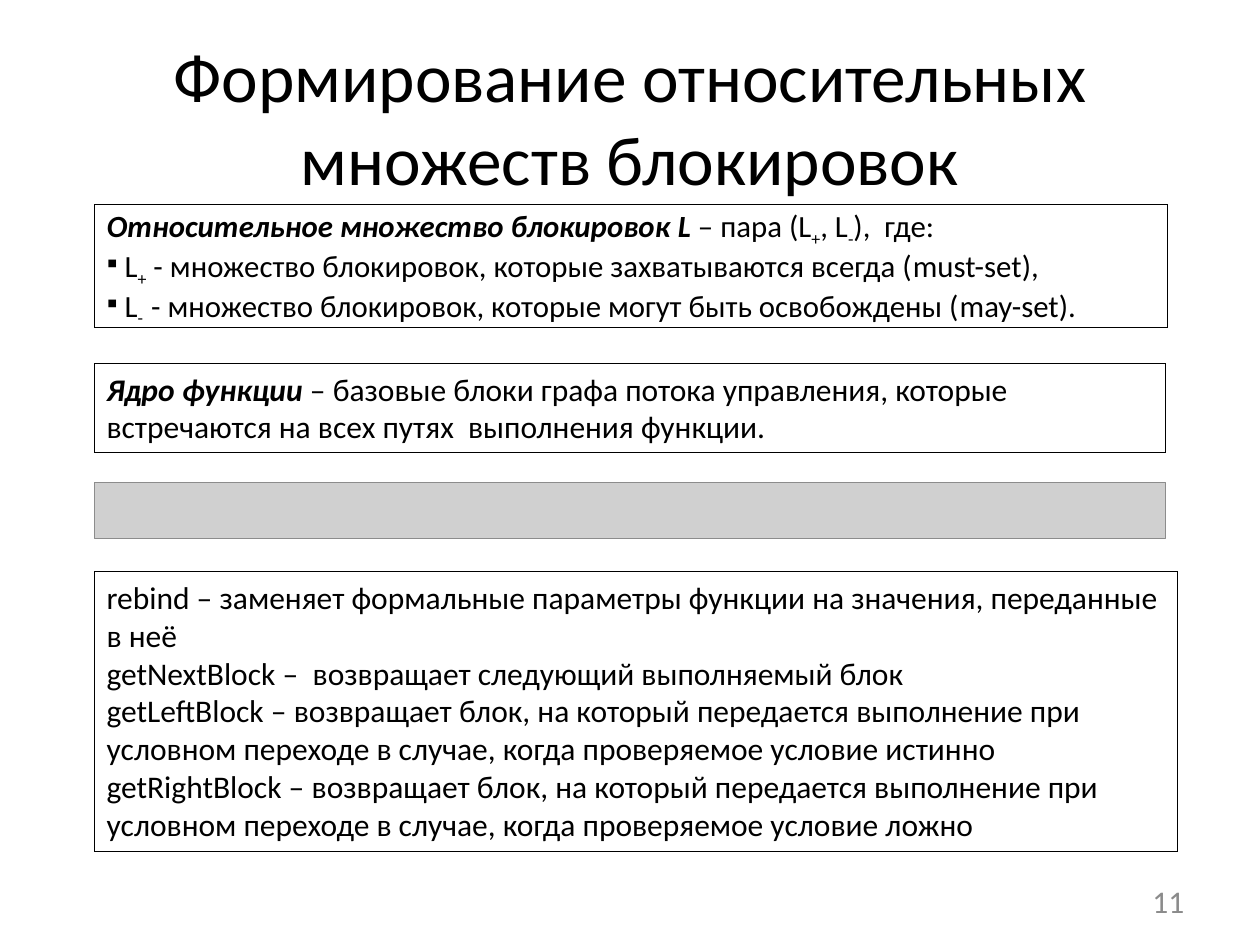
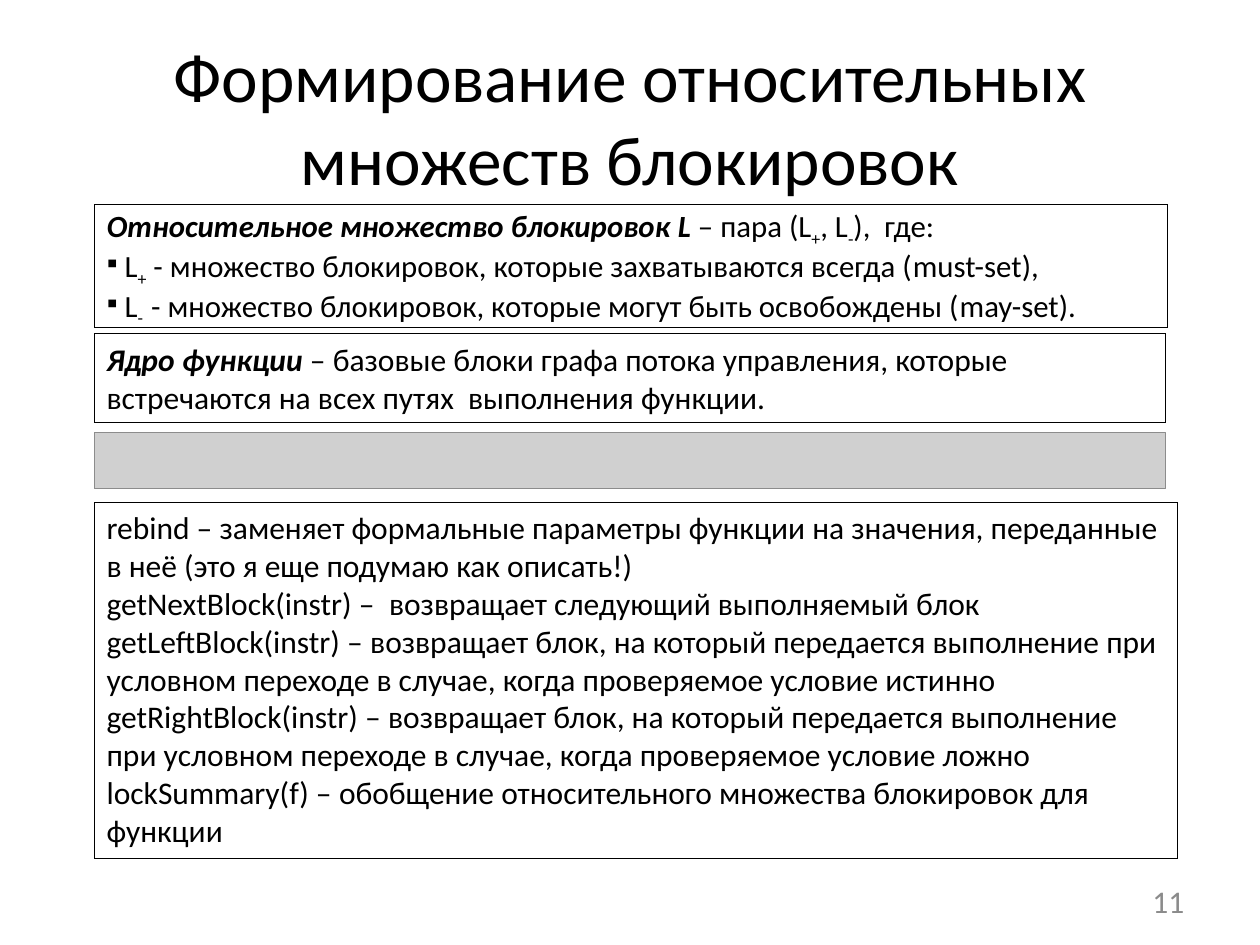
Before and after one commit to afrolovskiy/diplom, a slide deck: slide 11 of presentations/diplom/static race detection.pptx. Drawn at 1260x945 pixels with LibreOffice and Linux fonts; fonts in the diff are those of the drawing; grey boxes stand for pictures. Boxes give left, top, right and bottom in pixels: in the first picture for what was removed or moved away, otherwise in the second. Text is boxed around its words. In the diff, an @@ line names an element or a change of style, - is before the commit and + after.

Commit message:
updated presentation

```diff
--- a/presentations/diplom/static race detection.pptx
+++ b/presentations/diplom/static race detection.pptx
@@ rectangle "Ядро функции – базовые блоки ...": place and size @@
-rectangle "Ядро функции – базовые блоки ..." at <box>94,363,1166,452</box>
+rectangle "Ядро функции – базовые блоки ..." at <box>94,334,1166,423</box>
@@ picture added at <box>94,433,1166,489</box> @@
@@ rectangle "rebind – заменяет формальные параметры ...": place and size @@
-rectangle "rebind – заменяет формальные параметры ..." at <box>94,572,1178,852</box>
+rectangle "rebind – заменяет формальные параметры ..." at <box>94,503,1178,859</box>
@@ picture removed at <box>94,483,1166,538</box> @@
@@ text in rectangle at <box>107,517,1158,848</box>: text changed @@
-rebind – заменяет формальные параметры функции на значения, переданные в неё
-getNextBlock – возвращает следующий выполняемый блок
-getLeftBlock – возвращает блок, на который передается выполнение при условном переходе в случае, когда проверяемое условие истинно
-getRightBlock – возвращает блок, на который передается выполнение при условном переходе в случае, когда проверяемое условие ложно
+rebind – заменяет формальные параметры функции на значения, переданные в неё (это я еще подумаю как описать!)
+getNextBlock(instr) – возвращает следующий выполняемый блок
+getLeftBlock(instr) – возвращает блок, на который передается выполнение при условном переходе в случае, когда проверяемое условие истинно
+getRightBlock(instr) – возвращает блок, на который передается выполнение при условном переходе в случае, когда проверяемое условие ложно
+lockSummary(f) – обобщение относительного множества блокировок для функции
```
